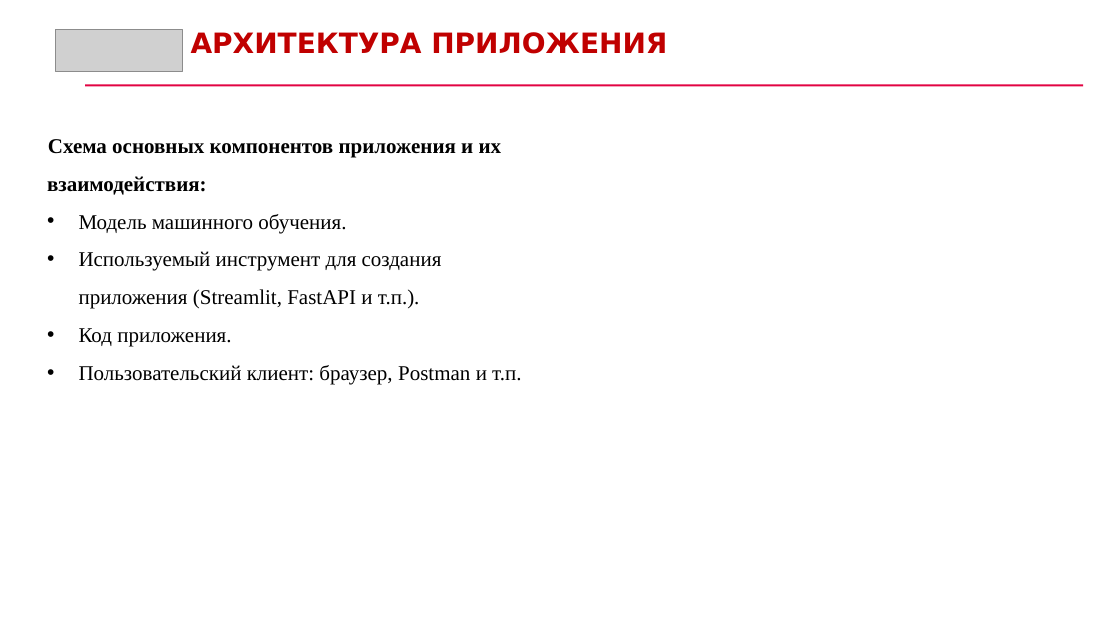
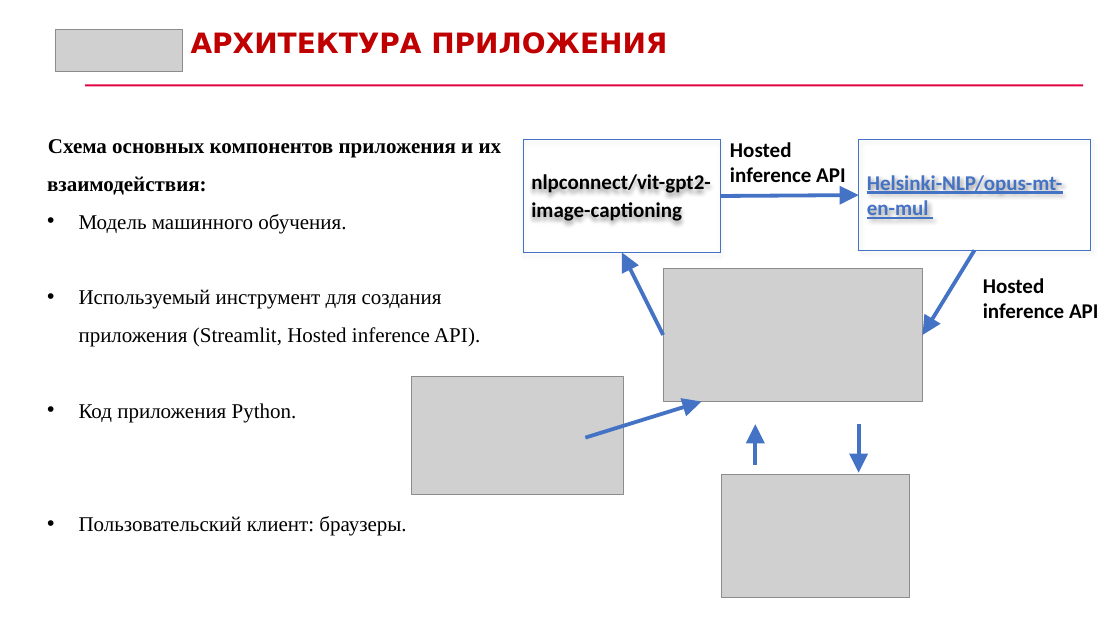
Before and after one commit to hamitovrm/orbitr, a slide deck: slide 5 of Презентация.pptx (slide 4 before the commit). Drawn at 1120x630 pixels with LibreOffice and Linux fonts; fonts in the diff are those of the drawing; grey boxes stand for pictures. Boxes give left, top, right and bottom in pixels: in the first picture for what was removed or moved away, otherwise in the second. Text is boxed around its words. In the diff, an @@ line names an element or a change of style, - is before the commit and + after.

```diff
--- a/Презентация.pptx
+++ b/Презентация.pptx
@@ rectangle added at [523,139,721,253], outline #4472C4 0.75 pt, 18 pt, text #000000, bold @@
+nlpconnect/vit-gpt2-image-captioning
@@ text added at [730,142,845,189], 18 pt, text #000000, bold @@
+Hosted inference API
@@ rectangle added at [859,140,1091,250], outline #4472C4 0.75 pt, 18 pt, text #4472C4, bold, underline @@
+Helsinki-NLP/opus-mt-
+en-mul
@@ arrow added from (721, 196) to (859, 195), #4472C4 3.25 pt @@
@@ arrow added from (663, 335) to (622, 253), #4472C4 3.25 pt @@
@@ picture added at [663,268,923,402] @@
@@ arrow added from (975, 250) to (923, 335), #4472C4 3.25 pt @@
@@ text at [79,289,480,536]: text changed @@
-• Используемый инструмент для создания приложения (Streamlit, FastAPI и т.п.).
-• Код приложения.
-• Пользовательский клиент: браузер, Postman и т.п.
+• Используемый инструмент для создания приложения (Streamlit, Hosted inference API).
+• Код приложения Python.
+• Пользовательский клиент: браузеры.
@@ text added at [983,278,1098,318], 18 pt, text #000000, bold @@
+Hosted inference API
@@ picture added at [412,376,623,495] @@
@@ arrow added from (586, 438) to (702, 402), #4472C4 3.25 pt @@
@@ arrow added from (755, 465) to (755, 424), #4472C4 3.25 pt @@
@@ arrow added from (859, 424) to (859, 473), #4472C4 3.25 pt @@
@@ picture added at [722,475,910,597] @@
```
Also in this commit, not shown: 7 other slides changed, 2 slides added, 1 slide removed.
